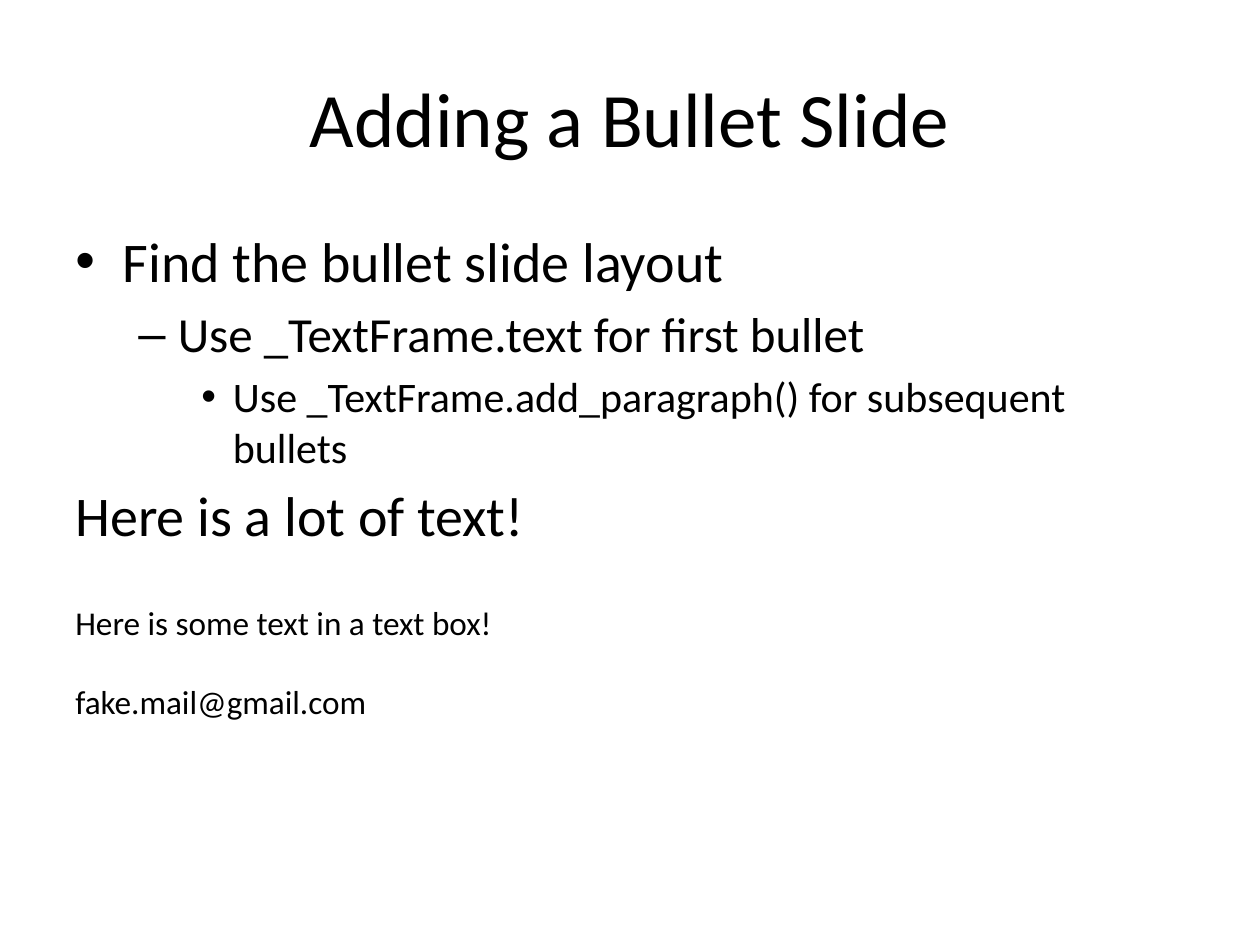
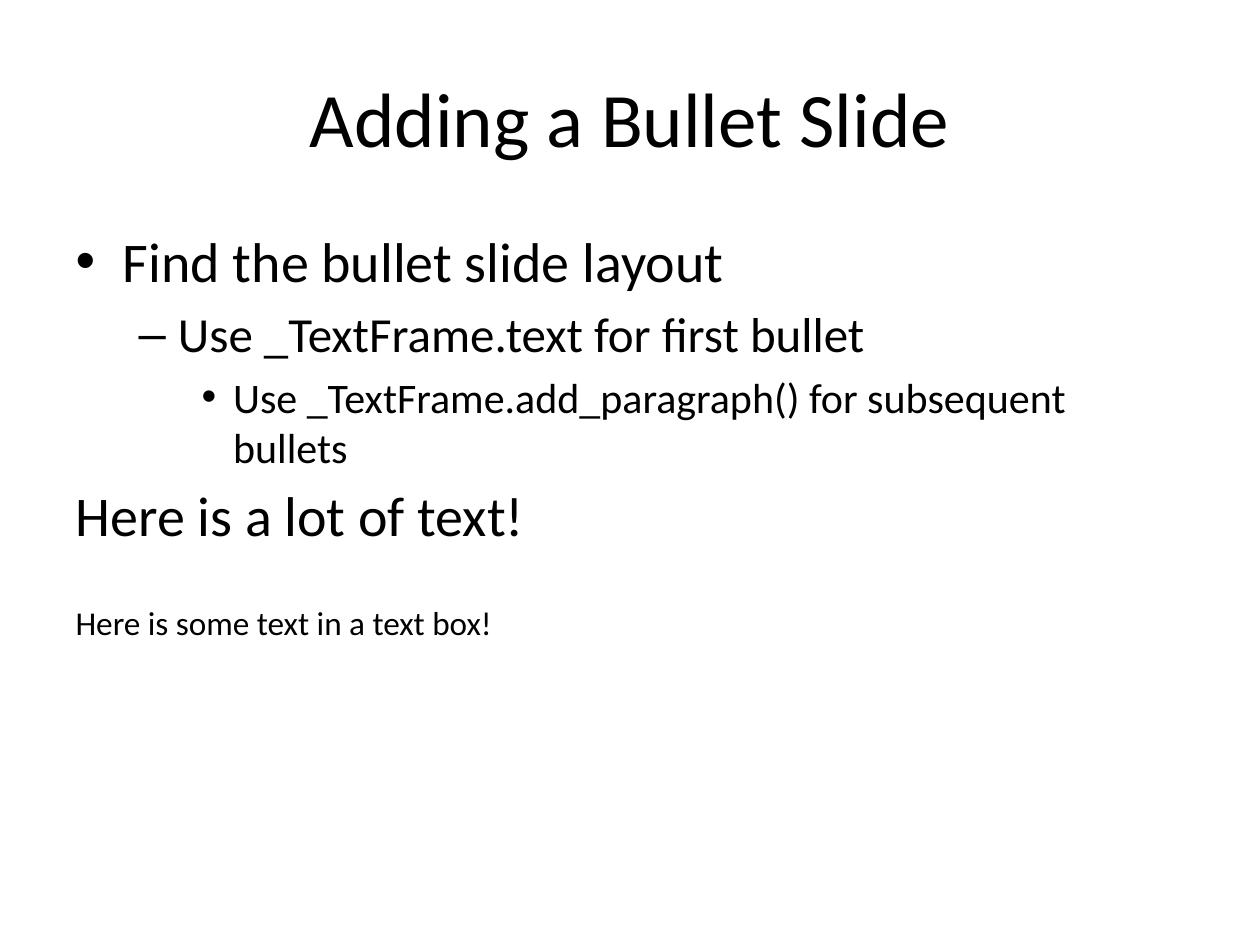
Before and after one commit to Unstructured-IO/unstructured, a slide deck: slide 1 of example-docs/fake-power-point.pptx. Drawn at 1260x945 pixels with LibreOffice and Linux fonts; fonts in the diff are those of the drawing. Boxes give left, top, right and bottom in pixels: in the first picture for what was removed or moved away, otherwise in the second. Text is boxed around its words. In the diff, an @@ line names an element or a change of style, - is before the commit and + after.

```diff
--- a/example-docs/fake-power-point.pptx
+++ b/example-docs/fake-power-point.pptx
@@ text at (76,243,723,537): indent changed @@
@@ text at (75,691,366,720): paragraph removed @@
-fake.mail@gmail.com
```
Also in this commit, not shown: 7 other files.
